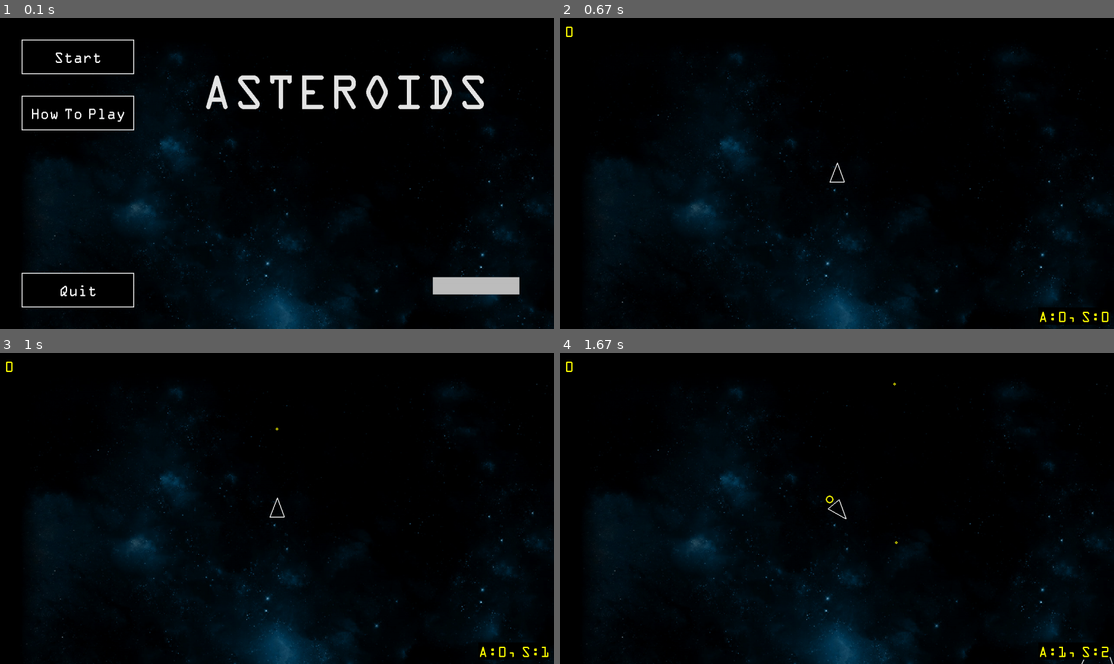
Above: before the commit, frames 1-4 (two rows, left to right).
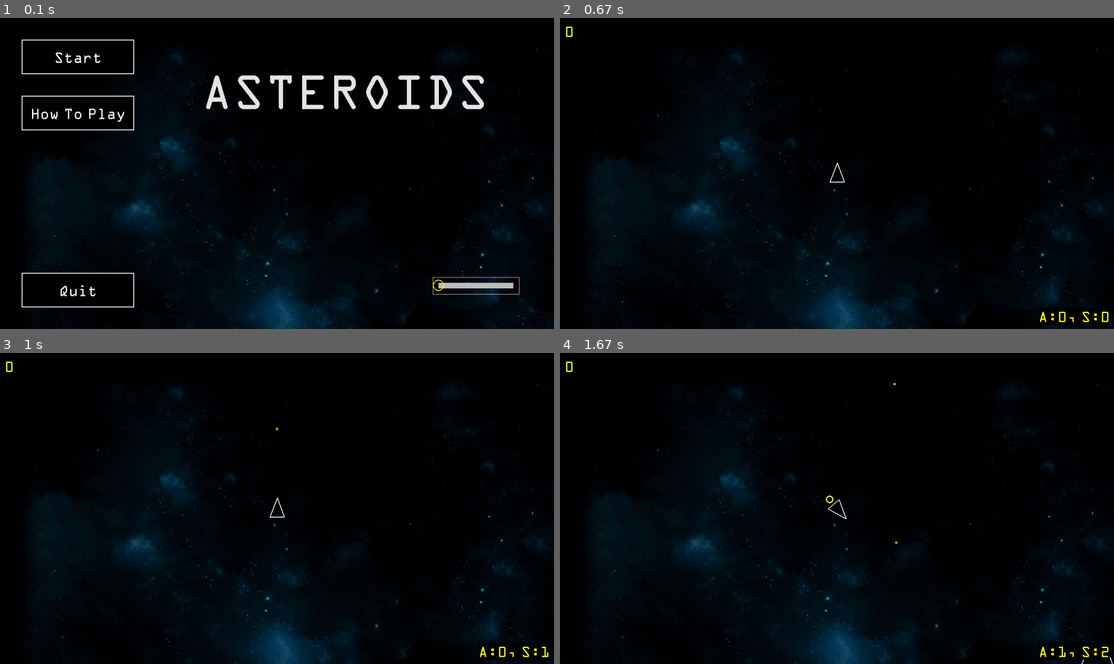
Above: after the commit, the same moments.

Repository: paulhunter/pygame-asteroids
Game: pygame game, started from main.py
Two runs of this game, one before a commit and one after it. Both use one fixed random seed, a clock stepped at 60 frames per second and the inputs below.
Inputs:
- Up to frame 1 (0.1 s): no input
- Up to frame 2 (0.67 s): click "Start" at 0.38 s
- Up to frame 3 (1 s): tap Space at 0.67 s
- Up to frame 4 (1.67 s): hold Right 1-1.47 s; tap Space at 1.07, 1.37, 1.57 s; hold Up from 1.5 s (still down)

The runs differ from the first frame. In frame 1, 0.6% of the frame differs, in the area x 78-94%, y 83-89%; in frame 2, nothing differs; in frame 3, nothing differs; in frame 4, nothing differs.

Commit message:
slider - wip

Diff:
--- a/slider.py
+++ b/slider.py
@@ -18,9 +18,16 @@
                                     self.size.x,
                                     self.size.y)
 
+        i = self.size.y / 3
+        self.__bar = pygame.Rect(   self.pos.x + i,
+                                    self.pos.y + i,
+                                    self.size.x - 2*i,
+                                    self.size.y - 2*i)
+
+
         self.on_change = None
-        self.range = None
-        self.value = None
+        self.range = pygame.Vector2(0,100)
+        self.value = 0
 
     def set_range(self, range):
         # TOOD - Guards?
@@ -30,14 +37,25 @@
         self.value = value
 
     def draw(self, screen):
+        # Draw a debug bounding box.
+        pygame.draw.rect(screen,
+            "pink", self.__rect, 1)
+
         # Draw the bar of the slider.
         pygame.draw.rect(screen,
-            "grey", self.__rect)
+            "grey", self.__bar)
+
 
         # Draw the 'knob' of the slider based on the current value.
+        x = (self.value - self.range[0]) / (self.range[1] - self.range[0])
+        o = pygame.Vector2( (x * self.__bar.width) + self.__bar.x,
+                            (self.__bar.height / 2) + self.__bar.y)
+        pygame.draw.circle(screen,
+            "yellow", o, self.size.y / 3, 2)
 
         # Colors dependent on the action
 
 
     def update(self, dt, events):
+
         pass
